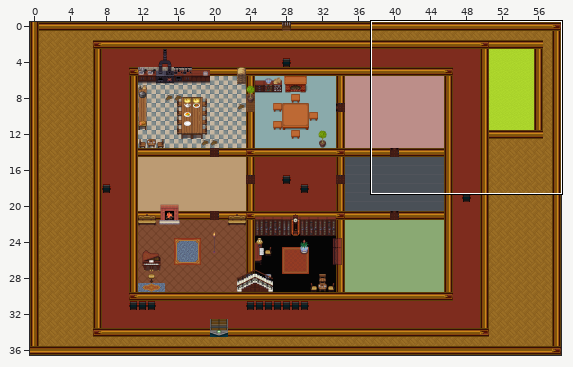
A Tiled map (JSON) gets an edit: Stage/altherrenhausgrundriss.json. The picture above shows the old version from afar; the outline marks the close-up.
Close-up. Before the edit:
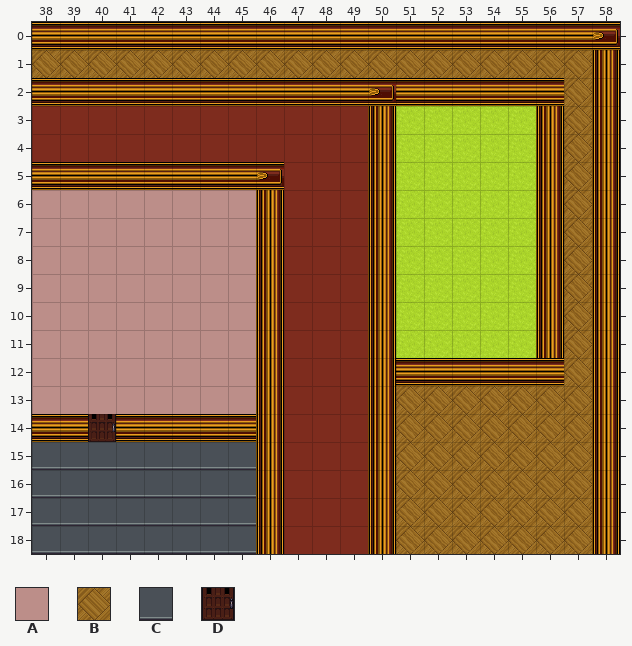
Cells are 32x32 px. Shown: x 38..58, y 0..18. The commit also changed other parts of the map, which this record leaves out.
Key: from "Interior": A 129, B 899; from "Interior 2": C 329; from "house_inside": D 219.
_ is an empty cell, # one hidden under a higher layer.
Layers that did not change in this view are not listed.
Layer "Boden/boden" before, first column x 38:
 0 _____________________
 1 BBBBBBBBBBBBBBBBBBBB_
 2 ___________________B_
 3 ___________________B_
 4 ___________________B_
 5 ___________________B_
 6 AAAAAAAA___________B_
 7 AAAAAAAA___________B_
 8 AAAAAAAA___________B_
 9 AAAAAAAA___________B_
10 AAAAAAAA___________B_
11 AAAAAAAA___________B_
12 AAAAAAAA___________B_
13 AAAAAAAA_____BBBBBBB_
14 __#__________BBBBBBB_
15 CCCCCCCC_____BBBBBBB_
16 CCCCCCCC_____BBBBBBB_
17 CCCCCCCC_____BBBBBBB_
18 CCCCCCCC_____BBBBBBB_
After:
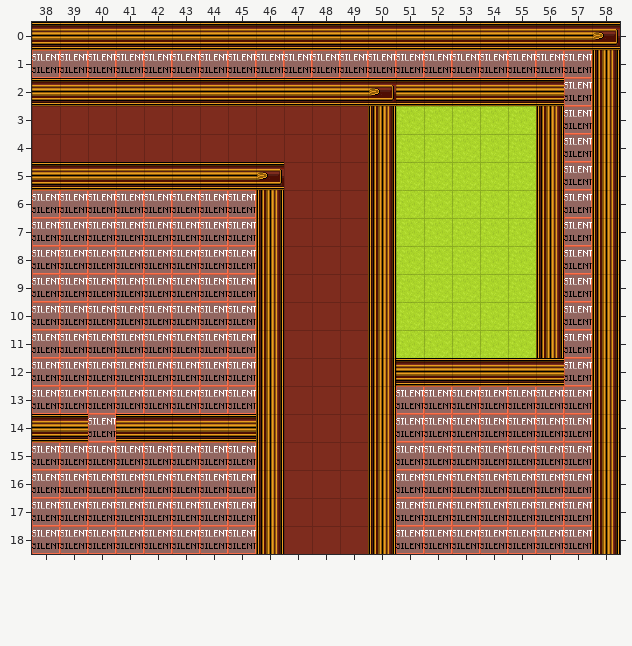
The edit:
Layer "Boden/boden" (now hidden):
y 1: x 38..57 BBBBBBBBBBBBBBBBBBBB -> ____________________
y 2..5: x 57 B -> _
y 6..12: x 38..45 AAAAAAAA -> ________; x 57 B -> _
y 13: x 38..45 AAAAAAAA -> ________; x 51..57 BBBBBBB -> _______
y 14: x 40 # -> _; x 51..57 BBBBBBB -> _______
y 15..18: x 38..45 CCCCCCCC -> ________; x 51..57 BBBBBBB -> _______
Layer "Deko/doors" (now hidden):
y 14: x 40 D -> _
Pixel boxes of the changes (left, top, right, bottom) in both close-ups:
removed: (32, 50, 592, 554)
